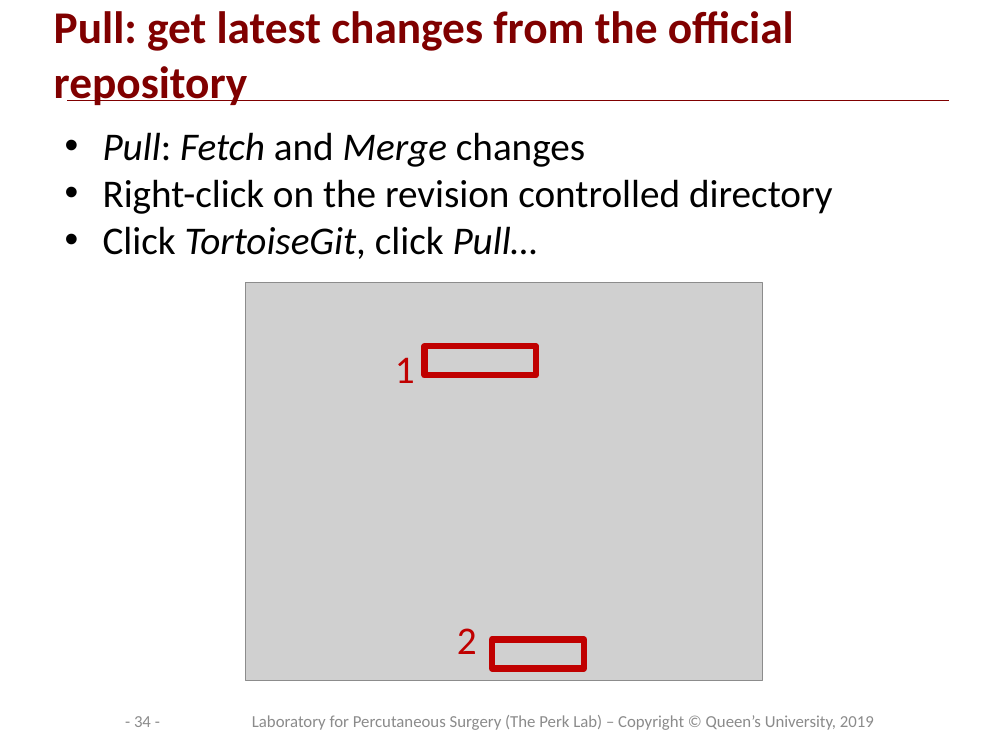
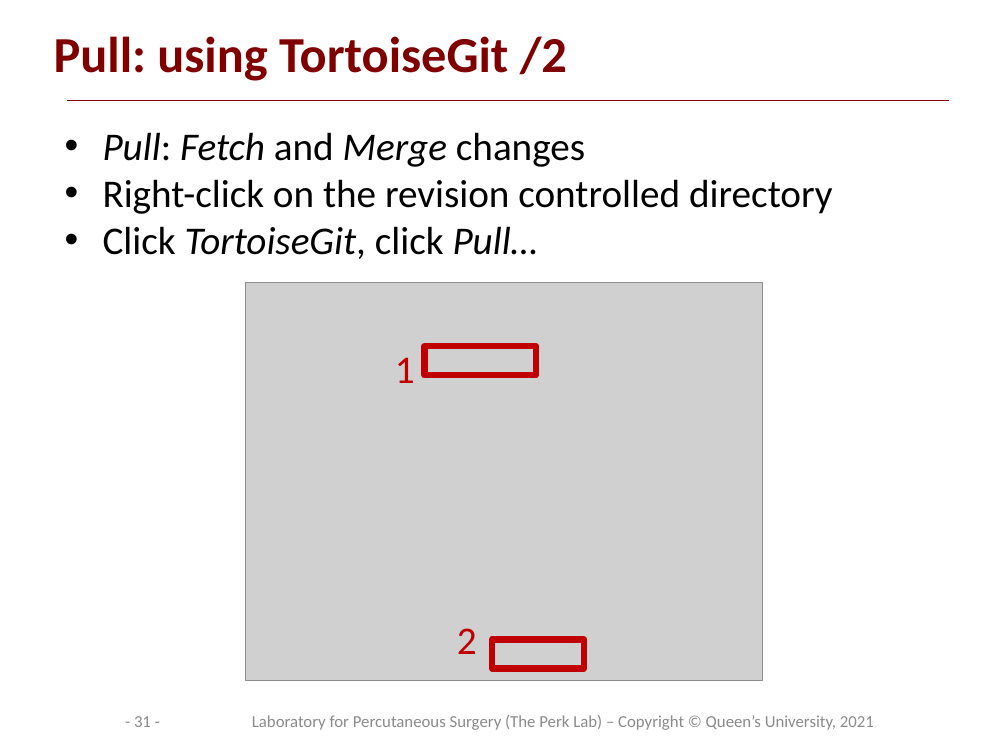
Before and after one commit to PerkLab/PerkLabBootcamp, a slide deck: slide 31 of Doc/day1_2_PerkLabProjectManagement.pptx (slide 34 before the commit). Drawn at 1008x756 pixels with LibreOffice and Linux fonts; fonts in the diff are those of the drawing; grey boxes stand for pictures; background and template pictures are left out. Boxes give left, top, right and bottom in pixels: in the first picture for what was removed or moved away, otherwise in the second. Text is boxed around its words. In the diff, an @@ line names an element or a change of style, - is before the commit and + after.

```diff
--- a/Doc/day1_2_PerkLabProjectManagement.pptx
+++ b/Doc/day1_2_PerkLabProjectManagement.pptx
@@ title at [54,36,567,81]: text changed; size 32.4 to 36 pt @@
-Pull: get latest changes from the official repository
+Pull: using TortoiseGit /2
@@ page number at [134,716,151,727]: text changed @@
-- 34 -
+- 31 -
@@ text at [252,715,874,730]: text changed @@
-Laboratory for Percutaneous Surgery (The Perk Lab) – Copyright © Queen’s University, 2019
+Laboratory for Percutaneous Surgery (The Perk Lab) – Copyright © Queen’s University, 2021
```
Also in this commit, not shown: 29 other slides changed, 6 slides added, 7 slides removed, 6 other files.
